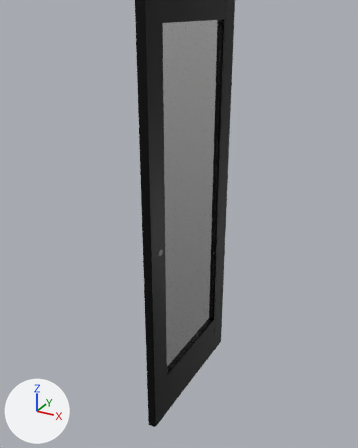
What one commit did to the glTF model D500/Slabs/D500_Slab_DU.glb.
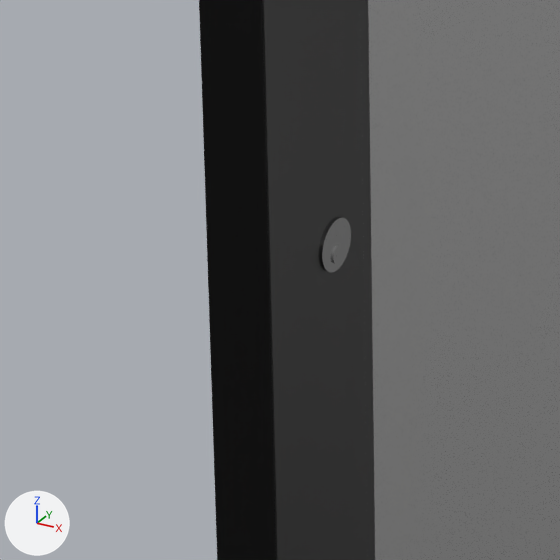
There are two pictures of each version: one whole from a 50 mm camera at (1.17, -2.649, 2.205) aimed at (0.083, -0.674, 1.217), one close up on the part from 32% to 53% of the width and 49% to 66% of the height. The lights are fixed; the arrows at lower left show +X, +Y and +Z. The last two pictures show the newer version. Where no turn or scale is listed for an object, it has been applied to the vertices.

Before the edit, the objects in view are built like this:
```python
me_cube_006 = bpy.data.meshes.new('Cube.006')
me_cube_006.from_pydata(...)  # 8 vertices, 12 faces; spans x 0.0, y -0.38..0.38, z -1.05..1.05
me_cube_006.materials.append(mat_glass)  # white #e7e7e7
me_cylinder_012 = bpy.data.meshes.new('Cylinder.012')
me_cylinder_012.from_pydata(...)  # 256 vertices, 508 faces; spans x -0.027..0.027, y -0.019..0.019, z -0.0191..0.0191
me_cylinder_012.materials.append(mat_saddle)  # light grey #c0c0c0
me_mesh_021 = bpy.data.meshes.new('Mesh.021')
me_mesh_021.from_pydata(...)  # 530 vertices, 1065 faces; spans x -0.02..0.02, y -0.07..0.07, z -1.15..1.15
me_mesh_021.materials.append(mat_finish)  # black #2b2b2b
ob_cube_011 = bpy.data.objects.new('Cube.011', me_cube_006)
ob_cube_011.location = (0.0001, -0.3351, 1.1315)
ob_cylinder_010 = bpy.data.objects.new('Cylinder.010', me_cylinder_012)
ob_cylinder_010.location = (-0.0006, -0.7573, 1.0795)
ob_profile_curve__067 = bpy.data.objects.new('PROFILE_curve_.067', me_mesh_021)
ob_profile_curve__067.location = (0.0001, -0.7747, 1.1461)
```
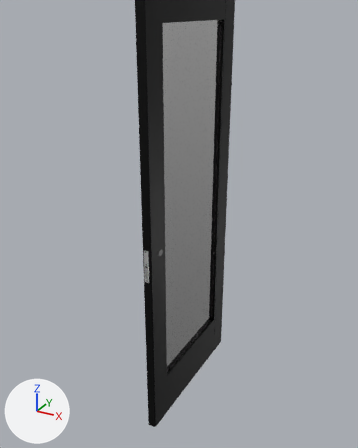
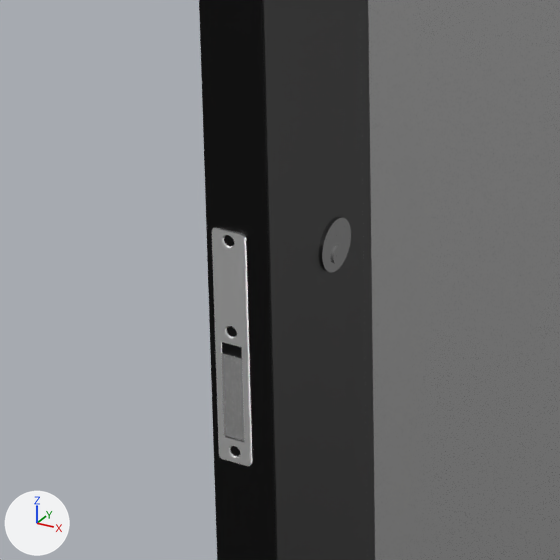
What differs and where, as boxes (x1, y1, x2, y2) in the close-ups (560 x 560 px):
```json
{"object": "Cube.009", "change": "added", "after": [212, 228, 252, 466], "faces in mat_finish_001 (white #ffffff)": [212, 228, 252, 466], "faces in mat_material_001 (white #e7e7e7)": [222, 352, 244, 441]}
```

Edits to the scene script, one JSON object a line:
```json
{"op": "add", "block": "mat_finish_001", "code": ["mat_finish_001 = principled_material('Finish.001')", "mat_finish_001.base_color = (1.0, 1.0, 1.0)  # white #ffffff", "mat_finish_001.metallic = 1.0", "mat_finish_001.roughness = 0.4"]}
{"op": "add", "block": "mat_material_001", "code": ["mat_material_001 = principled_material('Material.001')", "mat_material_001.base_color = (0.8, 0.8, 0.8)  # white #e7e7e7", "mat_material_001.metallic = 1.0", "mat_material_001.roughness = 0.2"]}
{"op": "add", "block": "me_cube_004", "code": ["me_cube_004 = bpy.data.meshes.new('Cube.004')", "me_cube_004.from_pydata(...)  # 1318 vertices, 2612 faces; spans x -0.013..0.013, y -0.035..0.029, z -0.09..0.085", "# faces by material slot: [1404, 1208]", "me_cube_004.materials.append(mat_finish_001)  # white #ffffff", "me_cube_004.materials.append(mat_material_001)  # white #e7e7e7"]}
{"op": "add", "block": "ob_cube_009", "code": ["ob_cube_009 = bpy.data.objects.new('Cube.009', me_cube_004)", "ob_cube_009.location = (-0.0048, -0.8102, 1.0365)"]}
```
